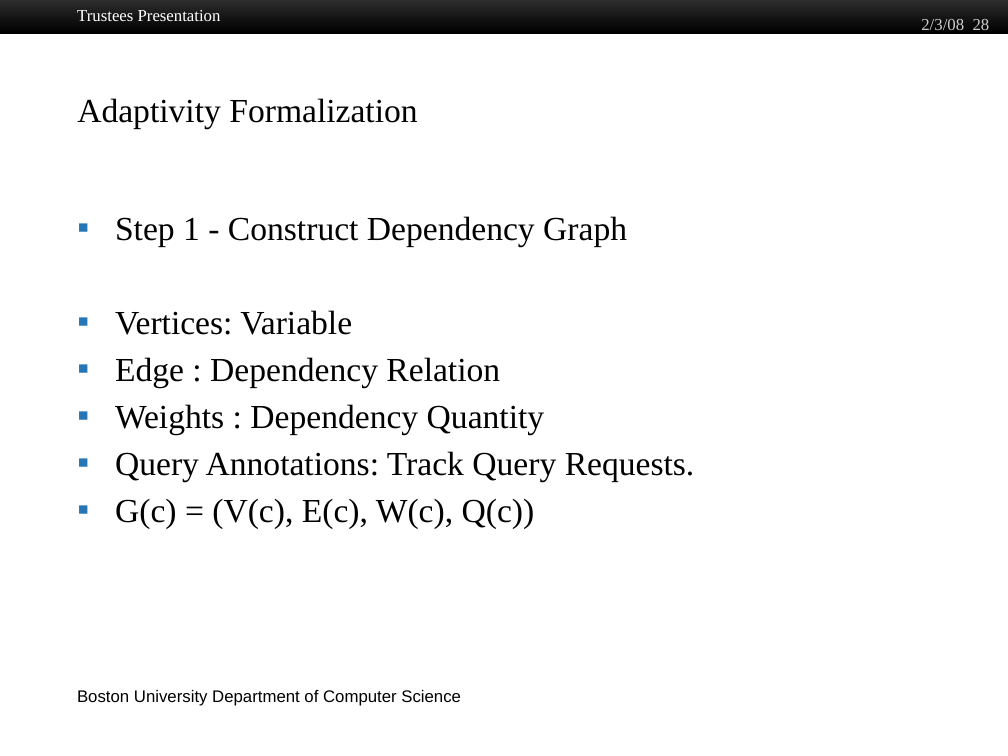
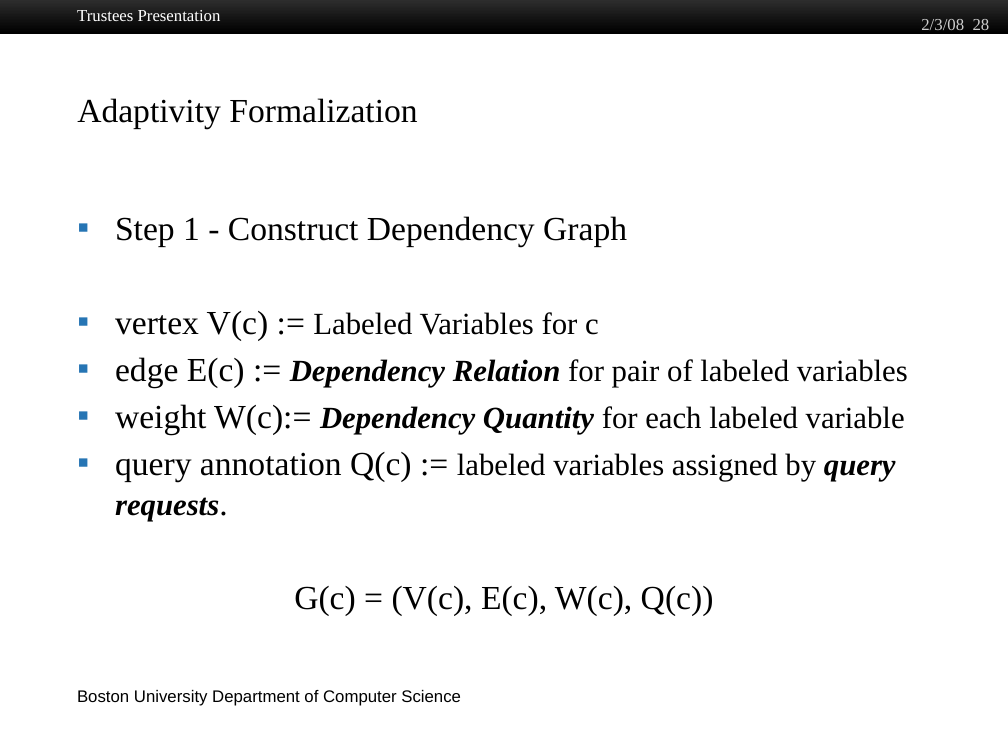
Before and after one commit to jiawenliu/PhD, a slide deck: slide 28 of CS/Prospectus/Slides/Jiawen Liu.pptx. Drawn at 1008x756 pixels with LibreOffice and Linux fonts; fonts in the diff are those of the drawing; background and template pictures are left out. Boxes give left, top, right and bottom in pixels: in the first picture for what was removed or moved away, otherwise in the second. Text is boxed around its words. In the diff, an @@ line names an element or a change of style, - is before the commit and + after.

```diff
--- a/CS/Prospectus/Slides/Jiawen Liu.pptx
+++ b/CS/Prospectus/Slides/Jiawen Liu.pptx
@@ text at (115, 311, 908, 521): text changed; size 24 to 22 pt @@
-▪ Vertices: Variable
-▪ Edge : Dependency Relation
-▪ Weights : Dependency Quantity
-▪ Query Annotations: Track Query Requests.
+▪ vertex V(c) := Labeled Variables for c
+▪ edge E(c) := Dependency Relation for pair of labeled variables
+▪ weight W(c):= Dependency Quantity for each labeled variable
+▪ query annotation Q(c) := labeled variables assigned by query requests.
@@ text at (294, 586, 714, 616): alignment left to centre; bullet ▪ to none @@
```
Also in this commit, not shown: 12 other slides changed, 19 other files.
